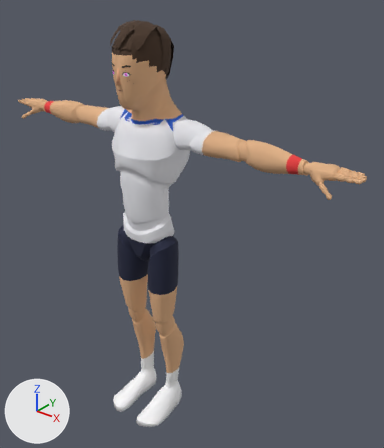
One commit to the glTF model sweetspot/models/players/p02.glb: the scene before it, then after it.
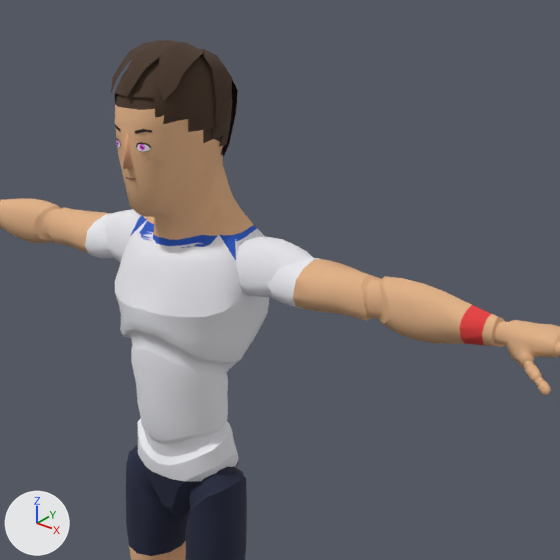
There are two pictures of each version: one whole from a 50 mm lens placed at (1.507, -1.566, 2.068), pointed at (0.147, 0.133, 1.014), one close up on the part from 14% to 88% of the width and 0% to 63% of the height. The lights are fixed; the arrows at lower left show +X, +Y and +Z. The first two pictures are the older version. Vertices at exactly the same position are counted once.

The first close-up shows 'Body', 'Face', 'Hair', 'Nose'.
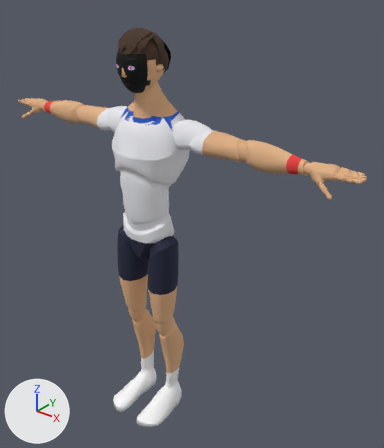
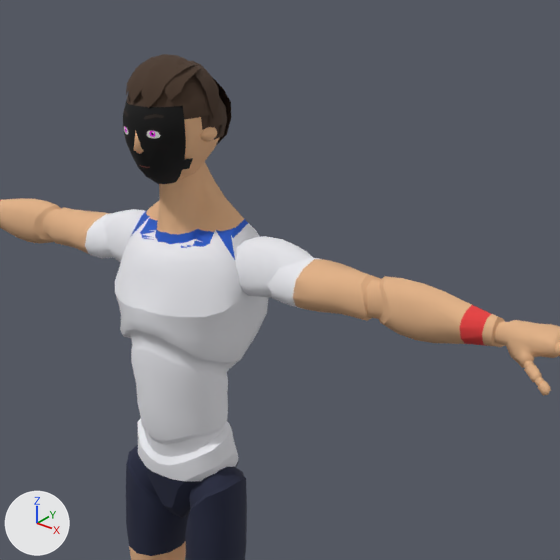
Where the change shows, as pixel boxes (x1, y1, x2, y2) in the close-ups (560 x 560 px; the box of a moved part takes in the faces that stretch with it):
'Body', reshaped: before (0, 94, 560, 560); after (0, 162, 560, 560)
'Hair', reshaped (17% narrower, 22% shorter): before (111, 40, 238, 157); after (126, 54, 231, 145)
'Face', surface changed, reshaped: before (115, 125, 152, 180); after (123, 100, 193, 184)
'Head', added (brown): after (128, 93, 222, 180)
'Nose', deleted: before (123, 134, 134, 169)
part 1 of me_mannequin, moved or reshaped: before (0, 105, 498, 346); after (0, 162, 498, 344)
part 2 of me_mannequin, surface changed: before (115, 94, 223, 143)
part 4 of me_hair, rebuilt: before (115, 55, 232, 155); after (127, 74, 227, 143)
part 5 of me_hair, rebuilt: before (111, 40, 204, 101); after (126, 56, 219, 119)
part 6 of me_hair, rebuilt: before (223, 80, 238, 157); after (163, 57, 231, 145)
part 7 of me_hair, added (brown): after (128, 54, 194, 108)
part 8 of me_hair, deleted (brown): before (199, 49, 232, 131)

Diff of the bpy script that builds the scene:
```diff
--- a/sweetspot/models/players/p02.glb.py
+++ b/sweetspot/models/players/p02.glb.py
@@ mat_face @@
 mat_face = principled_material('face')
-mat_face.texture = img_face_01  # with its transparency
+mat_face.texture = img_face_01
 mat_face.roughness = 0.9
@@ me_mannequin @@
 # used by ob_body; location = (0.0, 0.0, 0.0)
-me_mannequin.from_pydata(...)  # 7378 vertices, 14511 faces; spans x -0.93..0.93, y -0.21..0.15, z 0.0..1.86
+me_mannequin.from_pydata(...)  # 7378 vertices, 14511 faces; spans x -0.93..0.93, y -0.21..0.14, z 0.0..1.76
+# me_mannequin part 1: 450 of 7378 vertices moved; they spanned x -0.7..0.7, y -0.13..0.15, z 1.39..1.86 and now span x -0.7..0.7, y -0.06..0.14, z 1.39..1.76; mean shift (0.0, 0.0, 0.0); largest move (-0.14, 0.08, 1.53) -> (0.12, 0.02, 1.52)
+# me_mannequin part 2: 188 kept faces spanning x -0.04..0.04, y -0.05..0.06, z 1.66..1.76 get new texture (UV) coordinates
+# other edits to the shape of me_mannequin do not show in these pictures
 me_mannequin.materials.append(mat_palette)
@@ me_face @@
 # used by ob_face; location = (0.0, 0.0, 0.0)
-me_face.from_pydata(...)  # 54 vertices, 78 faces; spans x -0.077..0.077, y -0.13..-0.06, z 1.603..1.758
+me_face.from_pydata(...)  # 100 vertices, 158 faces; spans x -0.082..0.082, y -0.107..-0.024, z 1.615..1.771
+# me_face part 3: the whole mesh is rebuilt
 me_face.materials.append(mat_face)
@@ me_hair @@
 # used by ob_hair; location = (0.0, 0.0, 0.0)
-me_hair.from_pydata(...)  # 444 vertices, 840 faces; spans x -0.108..0.108, y -0.126..0.142, z 1.622..1.881
+me_hair.from_pydata(...)  # 472 vertices, 896 faces; spans x -0.096..0.096, y -0.096..0.129, z 1.653..1.856
+# me_hair part 4: the loose piece of 219 vertices spanning x -0.101..0.101, y -0.117..0.126, z 1.622..1.864 is rebuilt with 219 vertices and now spans x -0.092..0.092, y -0.085..0.117, z 1.653..1.839
+# me_hair part 5: the loose piece of 84 vertices spanning x -0.086..0.086, y -0.126..0.066, z 1.785..1.881 is rebuilt with 84 vertices and now spans x -0.096..0.096, y -0.079..0.074, z 1.741..1.852
+# me_hair part 6: the loose piece of 84 vertices spanning x -0.077..0.077, y 0.042..0.142, z 1.652..1.862 is rebuilt with 111 vertices and now spans x -0.066..0.072, y -0.072..0.129, z 1.668..1.85
+# me_hair part 7: a new loose piece of 58 vertices spanning x -0.052..0.059, y -0.096..0.042, z 1.767..1.856, in mat_palette (picture img_palette)
+# me_hair part 8: the loose piece of 57 vertices spanning x -0.108..0.108, y 0.007..0.091, z 1.719..1.864 is deleted
 me_hair.materials.append(mat_palette)
@@ me_head @@
+me_head.from_pydata(...)  # 531 vertices, 1043 faces; spans x -0.101..0.101, y -0.114..0.111, z 1.607..1.832
+me_head.materials.append(mat_palette)  # picture img_palette
@@ ob_nose @@
-ob_nose = bpy.data.objects.new('Nose', me_nose)
-ob_nose.location = (0.0, 0.0, 0.0)
@@ ob_head @@
+ob_head = bpy.data.objects.new('Head', me_head)
+ob_head.location = (0.0, 0.0, 0.0)
```
